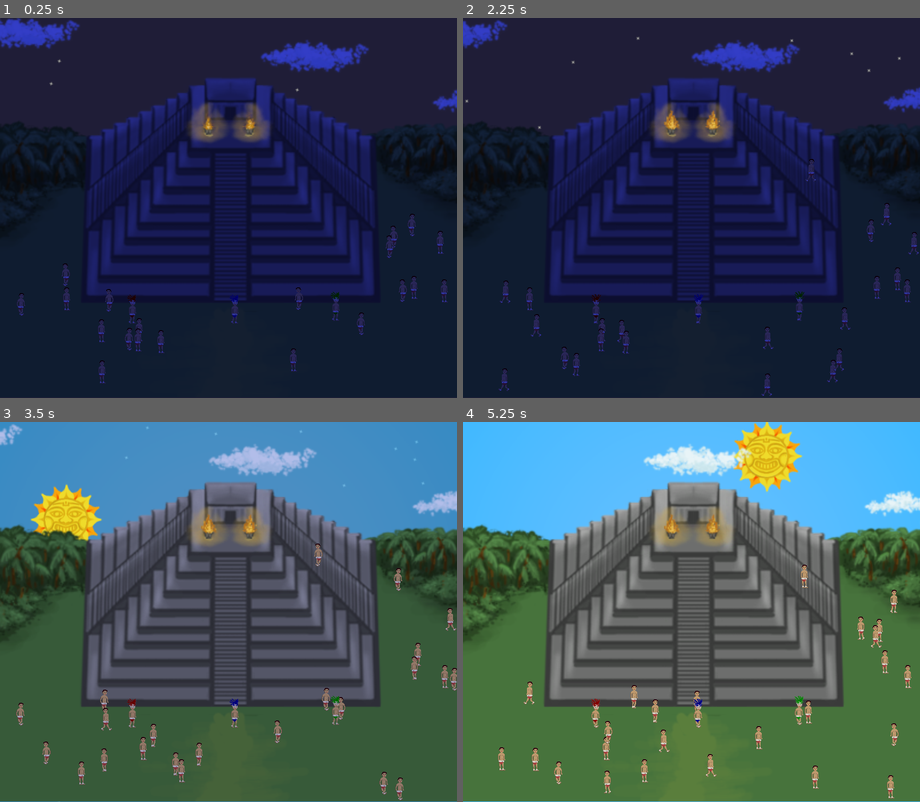
Above: before the commit, frames 1-4 (two rows, left to right).
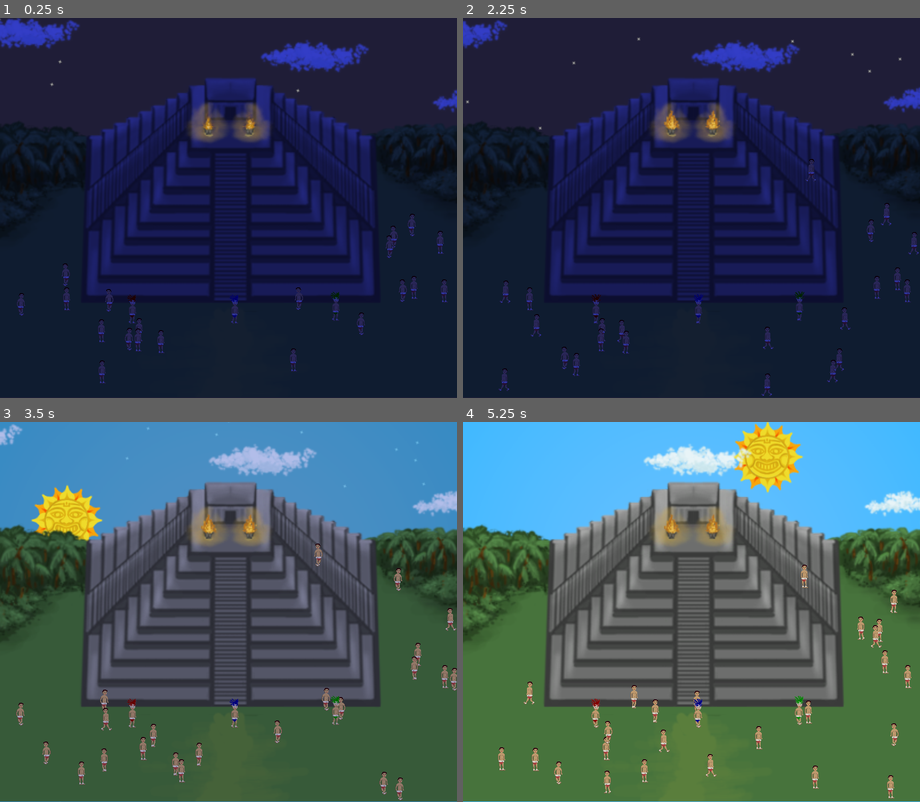
Above: after the commit, the same moments.

Repository: JohnMeadow1/RisingSun
Game: Godot game, scene res://main.tscn
Same seed, same stepped clock (60 frames per second), same inputs: the game is played once before the commit and once after it.
Inputs:
- Up to frame 1 (0.25 s): no input
- Up to frame 2 (2.25 s): no input
- Up to frame 3 (3.5 s): no input
- Up to frame 4 (5.25 s): no input

The runs differ from the first frame. In frame 1, less than 0.1% of the frame differs, in the area x 0-66%, y 0-20%; in frame 2, less than 0.1%; in frame 3, 0.4%; in frame 4, 0.5%, in the area x 59-75%, y 0-19%.

Commit message:
Killing added

Diff:
--- a/source/main.tscn
+++ b/source/main.tscn
@@ -70,10 +70,12 @@
 
 [node name="Sun" parent="background" index="0" instance=ExtResource( 2 )]
 
-position = Vector2( 200.979, 139.351 )
+position = Vector2( 201.596, 139.968 )
 _sections_unfolded = [ "Material", "Pause", "Transform", "Visibility", "Z Index" ]
 
-[node name="clouds" type="Particles2D" parent="background" index="1"]
+[node name="Node2D" type="Node2D" parent="background" index="1"]
+
+[node name="clouds" type="Particles2D" parent="background/Node2D" index="0"]
 
 position = Vector2( 489.894, 48.8154 )
 rotation = -3.14159
@@ -97,7 +99,7 @@
 v_frames = 1
 _sections_unfolded = [ "Process Material", "Textures", "Time", "Transform", "Visibility" ]
 
-[node name="clouds2" type="Particles2D" parent="background" index="2"]
+[node name="clouds2" type="Particles2D" parent="background/Node2D" index="1"]
 
 position = Vector2( 493.16, 51.0875 )
 rotation = -3.14159
@@ -121,7 +123,7 @@
 v_frames = 1
 _sections_unfolded = [ "Process Material", "Textures", "Time", "Transform", "Visibility" ]
 
-[node name="background" type="Sprite" parent="background" index="3"]
+[node name="background" type="Sprite" parent="background/Node2D" index="2"]
 
 position = Vector2( 0, 33 )
 texture = ExtResource( 5 )
@@ -131,7 +133,7 @@
 "_edit_lock_": true
 }
 
-[node name="temple" type="Sprite" parent="background" index="4"]
+[node name="temple" type="Sprite" parent="background/Node2D" index="3"]
 
 position = Vector2( 200.122, 173.804 )
 texture = ExtResource( 6 )
@@ -139,8 +141,10 @@
 "_edit_lock_": true
 }
 
-[node name="StaticBody2D" type="StaticBody2D" parent="background" index="5"]
-
+[node name="StaticBody2D" type="StaticBody2D" parent="background" index="2"]
+
+editor/display_folded = true
+visible = false
 input_pickable = false
 collision_layer = 3
 collision_mask = 3
@@ -185,9 +189,27 @@
 "_edit_lock_": true
 }
 
+[node name="blood_collisions" type="StaticBody2D" parent="background" index="3"]
+
+editor/display_folded = true
+input_pickable = false
+collision_layer = 4
+collision_mask = 4
+constant_linear_velocity = Vector2( 0, 0 )
+constant_angular_velocity = 0.0
+friction = 1.0
+bounce = 0.0
+_sections_unfolded = [ "Collision" ]
+
+[node name="CollisionPolygon2D" type="CollisionPolygon2D" parent="background/blood_collisions" index="0"]
+
+build_mode = 1
+polygon = PoolVector2Array( 80.8227, 109.675, -1.91044, 105.243, -5.97322, -21.4423, 412.124, -18.4875, 408.431, 102.288, 325.329, 109.306, 235.578, 63.8762, 172.42, 66.0923 )
+
+[node name="blood_pool" type="Node2D" parent="background" index="4"]
+
 [node name="foreground" type="Node2D" parent="." index="1"]
 
-editor/display_folded = true
 _sections_unfolded = [ "Visibility" ]
 __meta__ = {
 "_edit_group_": true,
@@ -261,7 +283,11 @@
 
 [node name="npc20" parent="foreground/items" index="19" instance=ExtResource( 9 )]
 
-[node name="spawn_points" type="Node2D" parent="foreground" index="4"]
+[node name="killzone" type="Node2D" parent="foreground" index="4"]
+
+position = Vector2( 202, 87.3334 )
+
+[node name="spawn_points" type="Node2D" parent="foreground" index="5"]
 
 editor/display_folded = true
 
--- /dev/null
+++ b/source/scenes/blood.tscn
@@ -0,0 +1,42 @@
+[gd_scene load_steps=4 format=2]
+
+[ext_resource path="res://scripts/blood.gd" type="Script" id=1]
+[ext_resource path="res://images/blood.png" type="Texture" id=2]
+
+[sub_resource type="CircleShape2D" id=1]
+
+custom_solver_bias = 0.0
+radius = 1.0
+
+[node name="blood" type="RigidBody2D"]
+
+input_pickable = false
+collision_layer = 4
+collision_mask = 4
+mode = 0
+mass = 0.99
+friction = 1.0
+bounce = 0.0
+gravity_scale = 0.0
+custom_integrator = false
+continuous_cd = 0
+contacts_reported = 0
+contact_monitor = false
+sleeping = false
+can_sleep = true
+linear_velocity = Vector2( 0, 0 )
+linear_damp = 1.0
+angular_velocity = 0.0
+angular_damp = -1.0
+script = ExtResource( 1 )
+_sections_unfolded = [ "Linear" ]
+
+[node name="CollisionShape2D" type="CollisionShape2D" parent="." index="0"]
+
+shape = SubResource( 1 )
+
+[node name="Sprite" type="Sprite" parent="." index="1"]
+
+texture = ExtResource( 2 )
+hframes = 8
+_sections_unfolded = [ "Animation" ]
--- /dev/null
+++ b/source/scripts/blood.gd
@@ -0,0 +1,15 @@
+extends RigidBody2D
+
+var timer = 1
+
+func _ready():
+	randomize()
+	timer = rand_range(0.2,2)
+
+func _process(delta):
+	timer -= delta
+	if timer <0:
+		set_process(false)
+		linear_velocity = Vector2()
+		$CollisionShape2D.disabled = true
+		sleeping = true
--- a/source/scripts/npc.gd
+++ b/source/scripts/npc.gd
@@ -3,12 +3,15 @@
 var walk_timer = null
 var idle_timer = null
 
-enum {STATE_IDLE, STATE_WALKING}
+enum {STATE_IDLE, STATE_WALKING, STATE_DYING, STATE_DEAD }
 
 var speed = 0
 var dir = Vector2()
 var dragged = false
 var state = STATE_IDLE
+var dying_timer = 1
+
+var blood_object = load("res://scenes/blood.tscn")
 
 func _ready():
 	randomize()
@@ -62,7 +65,10 @@
 	if flag:
 		$Sprite/AnimationPlayer.play("panic")
 	else:
-		randomize_move()
+		if position.x < $"../../killzone".position.x +30 and position.x > $"../../killzone".position.x -30 and position.y < $"../../killzone".position.y +30 and position.y > $"../../killzone".position.y -30:
+			self.state = STATE_DYING
+		else:
+			randomize_move()
 
 func _physics_process(delta):
 	if self.dragged:
@@ -93,3 +99,21 @@
 					$Sprite.flip_h = false
 				else:
 					$Sprite.flip_h = true
+		STATE_DYING:
+			dying_timer -= delta
+			if dying_timer <=0:
+				self.state = STATE_DEAD
+			if randi() %10:
+
+				var new_blood = blood_object.instance()
+				new_blood.rotation = rand_range(0,2*PI)
+				new_blood.position = position
+				new_blood.get_node("Sprite").frame = randi()%8
+				new_blood.linear_velocity = Vector2(rand_range(-50,50),rand_range(-10,50))
+
+				$"../../../background/blood_pool".add_child(new_blood)
+		STATE_DEAD:
+			$CollisionShape2D.disabled = true
+			set_process(false)
+			$Sprite/AnimationPlayer.play("idle")
+			rotation = PI/2
--- a/source/scripts/sky.gd
+++ b/source/scripts/sky.gd
@@ -26,8 +26,8 @@
 	var local_color = Color( 0.22*(1-alpha) +alpha, 0.25*(1-alpha) +alpha, 0.8*(1-alpha) +alpha, 1 )
 
 	$"../../foreground".modulate = local_color
-	$"../background".modulate   = local_color
-	$"../temple".modulate       = local_color
-	$"../clouds".modulate       = local_color
-	$"../clouds2".modulate      = local_color
+	$"../Node2D".modulate   = local_color
+#	$"../temple".modulate       = local_color
+#	$"../clouds".modulate       = local_color
+#	$"../clouds2".modulate      = local_color
 	pass
Binary file added: source/images/blood.png
